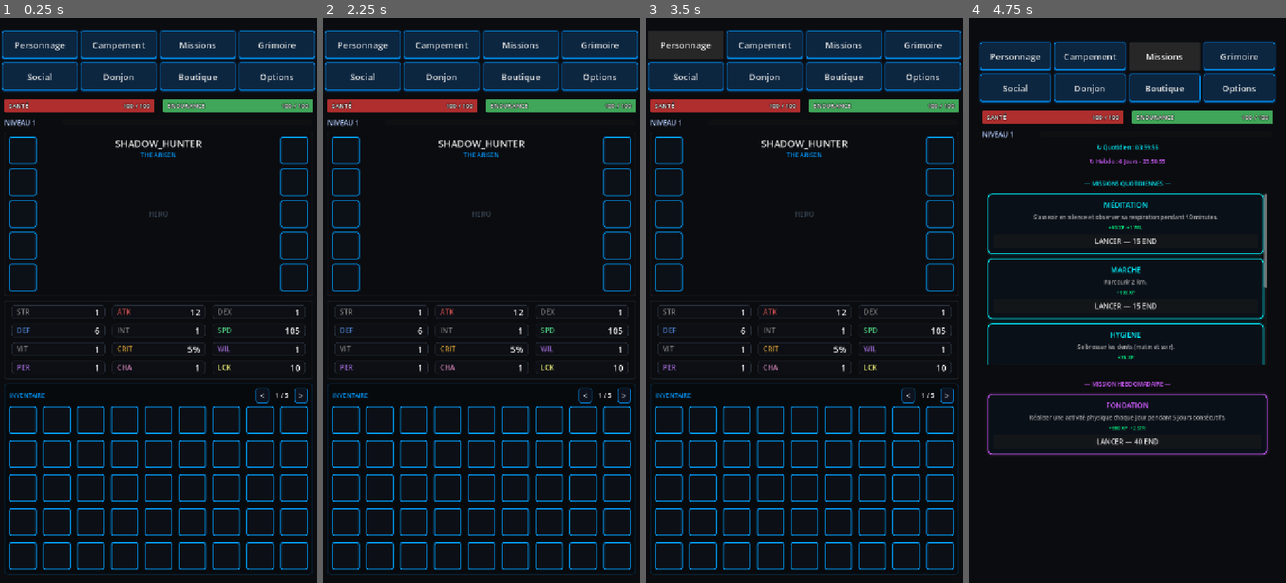
Above: before the commit, frames 1-4 (left to right).
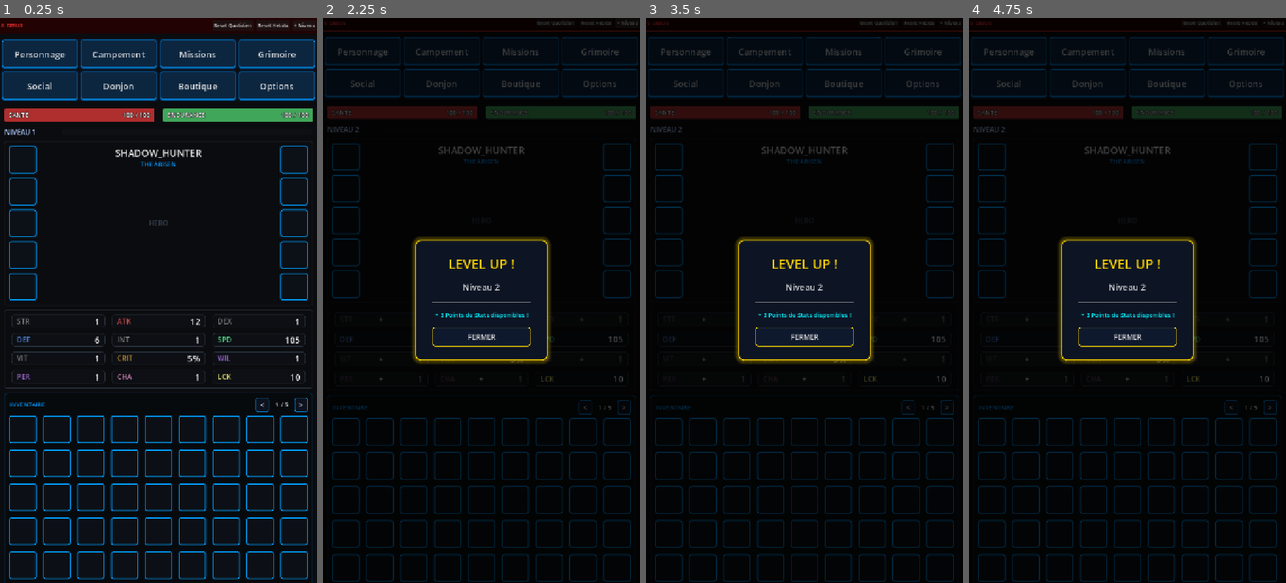
Above: after the commit, the same moments.

Repository: Argoht/Jeu
Game: Godot game, scene res://Scenes/main_scene.tscn
Two runs of this game, one before a commit and one after it. Both use one fixed random seed, a clock stepped at 60 frames per second and the inputs below. This scene is started directly instead of the project's main scene.
Inputs (mouse positions are in pixels of both pictures, inside the frame that each line leads up to):
- Up to frame 1 (0.25 s): no input
- Up to frame 2 (2.25 s): click (554, 23) at 0.5 s, where only the run after the commit has a clickable "Reset Quotidien"; click (595, 23) at 1.25 s, where only the run after the commit has a clickable "Reset Hebdo"; click (627, 23) at 2 s, where only the run after the commit has a clickable "+ Niveau"
- Up to frame 3 (3.5 s): click "Personnage" at 2.75 s
- Up to frame 4 (4.75 s): click "Campement" at 3.5 s; click "Missions" at 4.25 s

The runs differ from the first frame. In frame 1, 20% of the frame differs, in the area x 0-100%, y 0-100%; in frame 2, 25%; in frame 3, 25%; in frame 4, 22%.

Commit message:
feat: mode debug temporaire - reset cooldowns + ajout niveau
Barre rouge en haut de l'écran avec 3 boutons :
- Reset Quotidien : remet le timer quotidien à 0
- Reset Hebdo : remet le timer hebdomadaire à 0
- + Niveau : monte d'un niveau + 3 points de stats

https://claude.ai/code/session_019T2txxZBcmxeHzpZfuDRYS

Diff:
--- a/jeu/Scripts/GlobalEngine.gd
+++ b/jeu/Scripts/GlobalEngine.gd
@@ -250,6 +250,21 @@
 		stat_points += 3
 		leveled_up.emit(lvl)
 
+# --- DEBUG ---
+func debug_reset_daily():
+	time_until_reset = 0.0
+
+func debug_reset_weekly():
+	time_until_weekly_reset = 0.0
+
+func debug_add_level():
+	lvl += 1
+	stat_points += 3
+	update_derived_stats()
+	leveled_up.emit(lvl)
+	save_game()
+	stats_updated.emit()
+
 func add_stat(stat_name: String):
 	if stat_points > 0 and stats.has(stat_name):
 		stats[stat_name] += 1
--- a/jeu/Scripts/MainScene.gd
+++ b/jeu/Scripts/MainScene.gd
@@ -62,6 +62,55 @@
 		GlobalEngine.mission_failed.connect(_show_mission_fail)
 		update_ui()
 
+	_build_debug_bar()
+
+# ---------------------------------------------------------------------------
+# Debug
+# ---------------------------------------------------------------------------
+
+func _build_debug_bar():
+	var bar = HBoxContainer.new()
+	bar.add_theme_constant_override("separation", 6)
+
+	var style = StyleBoxFlat.new()
+	style.bg_color = Color(0.15, 0.0, 0.0, 0.85)
+	style.border_width_bottom = 1
+	style.border_color = Color("#ff3333")
+
+	var panel = PanelContainer.new()
+	panel.size_flags_horizontal = Control.SIZE_EXPAND_FILL
+	panel.add_theme_stylebox_override("panel", style)
+
+	var margin = MarginContainer.new()
+	for side in ["margin_left","margin_right","margin_top","margin_bottom"]:
+		margin.add_theme_constant_override(side, 6)
+	panel.add_child(margin)
+	margin.add_child(bar)
+
+	var lbl = Label.new()
+	lbl.text = "⚙ DEBUG"
+	lbl.add_theme_color_override("font_color", Color("#ff3333"))
+	lbl.add_theme_font_size_override("font_size", 11)
+	bar.add_child(lbl)
+
+	var spacer = Control.new()
+	spacer.size_flags_horizontal = Control.SIZE_EXPAND_FILL
+	bar.add_child(spacer)
+
+	for btn_data in [
+		["Reset Quotidien", func(): GlobalEngine.debug_reset_daily()],
+		["Reset Hebdo",     func(): GlobalEngine.debug_reset_weekly()],
+		["+ Niveau",        func(): GlobalEngine.debug_add_level()],
+	]:
+		var b = Button.new()
+		b.text = btn_data[0]
+		b.add_theme_font_size_override("font_size", 11)
+		b.pressed.connect(btn_data[1])
+		bar.add_child(b)
+
+	$VBox.add_child(panel)
+	$VBox.move_child(panel, 0)
+
 # ---------------------------------------------------------------------------
 # Navigation
 # ---------------------------------------------------------------------------
